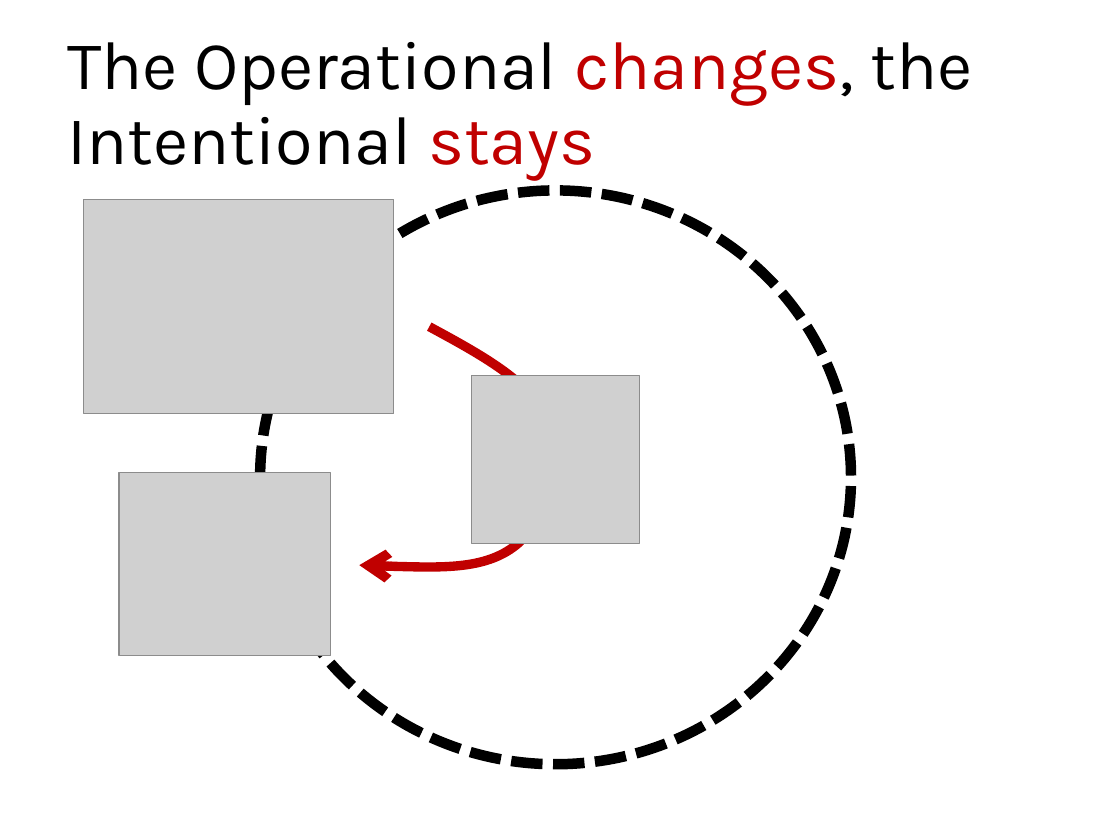
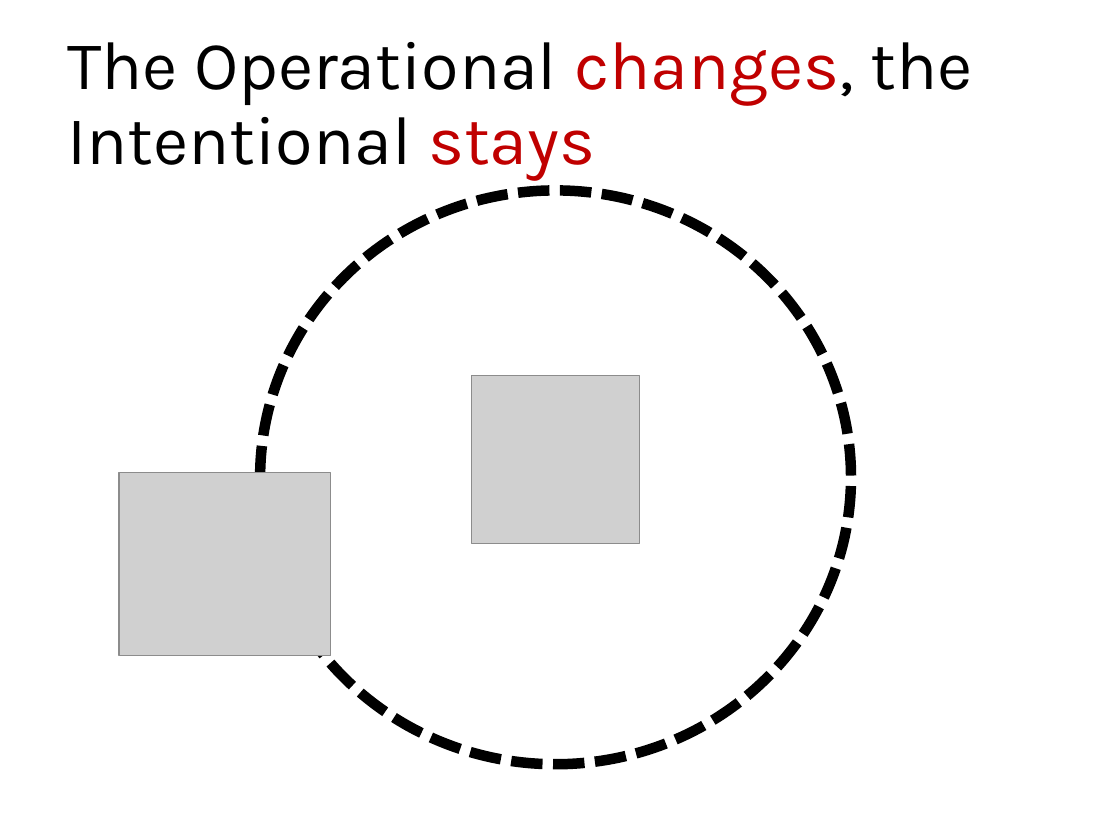
Before and after one commit to blambeau/phd, a slide deck: slide 54 of public-defense/slides.pptx. Drawn at 1120x840 pixels with LibreOffice and Linux fonts; fonts in the diff are those of the drawing; grey boxes stand for pictures. Boxes give left, top, right and bottom in pixels: in the first picture for what was removed or moved away, otherwise in the second. Text is boxed around its words. In the diff, an @@ line names an element or a change of style, - is before the commit and + after.

```diff
--- a/public-defense/slides.pptx
+++ b/public-defense/slides.pptx
@@ picture removed at (x1=84, y1=199, x2=394, y2=413) @@
@@ freeform shape removed at (x1=360, y1=327, x2=561, y2=570) @@
```
Also in this commit, not shown: 5 other slides changed, 2 slides added, 2 slides removed.
